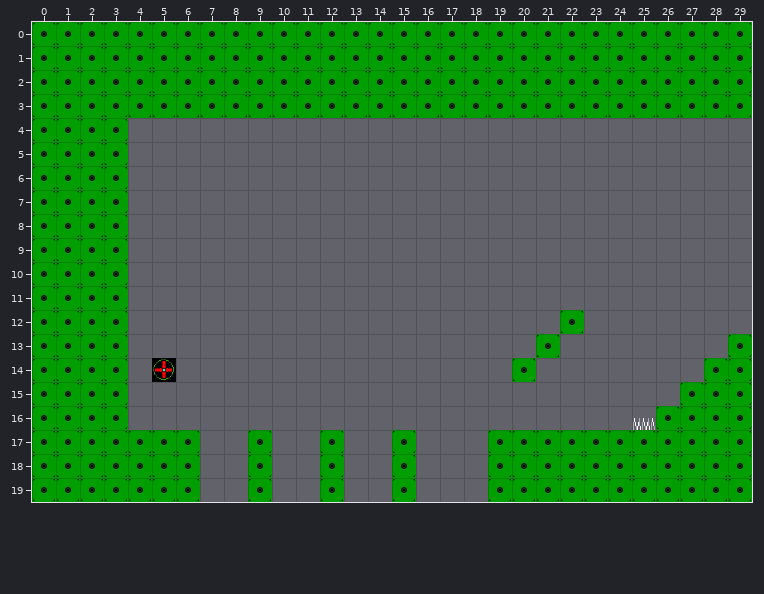
Tiled map, stored at tiled/maps/level1.tmx. Above, as it was before the edit.
Cells are 32x32 px. Shown: x 0..29, y 0..19.
Once edited:
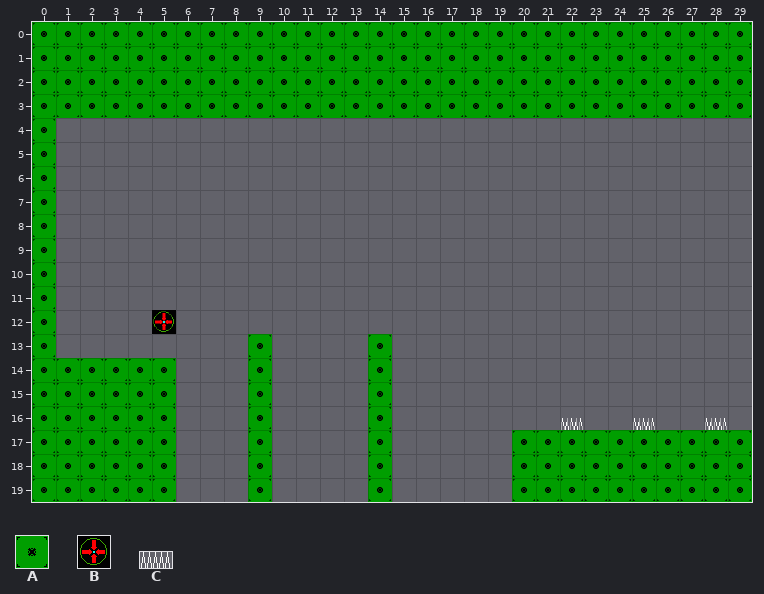
Key: from "My tileset": A 0 "Tile", B 1 "Spawnpoint", C 3 "Spike".
_ is an empty cell.
Objects are placed by their top-left corner, in cells (3,4 is the top-left corner of cell 3,4); size is 1x1 cell unless given.
The exact change:
Layer "Layout":
There is now tile A in row 13 at x 9 and 14; in rows 14 to 16 at x 4 to 5, 9 and 14; in rows 17 to 19 at x 14.
The edit erases tile A in rows 4 to 11 at x 1 to 3; in row 12 at x 1 to 3 and 22; in row 13 at x 1 to 3, 21 and 29; in row 14 at x 20 and 28 to 29; in row 15 at x 27 to 29; in row 16 at x 26 to 29.
The edit erases tile A in rows 17 to 19 at x 6, 12, 15 and 19.
Layer "Objects":
Object B "Spawnpoint" at 5,14 becomes B "Spawnpoint" at 5,12.
A new object: C "Spike" at 28,16.5 size 1x0.5.
A new object: C "Spike" at 22,16.5 size 1x0.5.
Where, in picture pixels (left, top, right, bottom), the same in both pictures:
changed: (56, 118, 200, 502)
removed: (512, 310, 584, 382)
added: (248, 334, 272, 430)
changed: (368, 334, 416, 502)
changed: (656, 334, 752, 430)
added: (561, 418, 583, 430)
removed: (320, 430, 344, 502)
removed: (488, 430, 512, 502)
